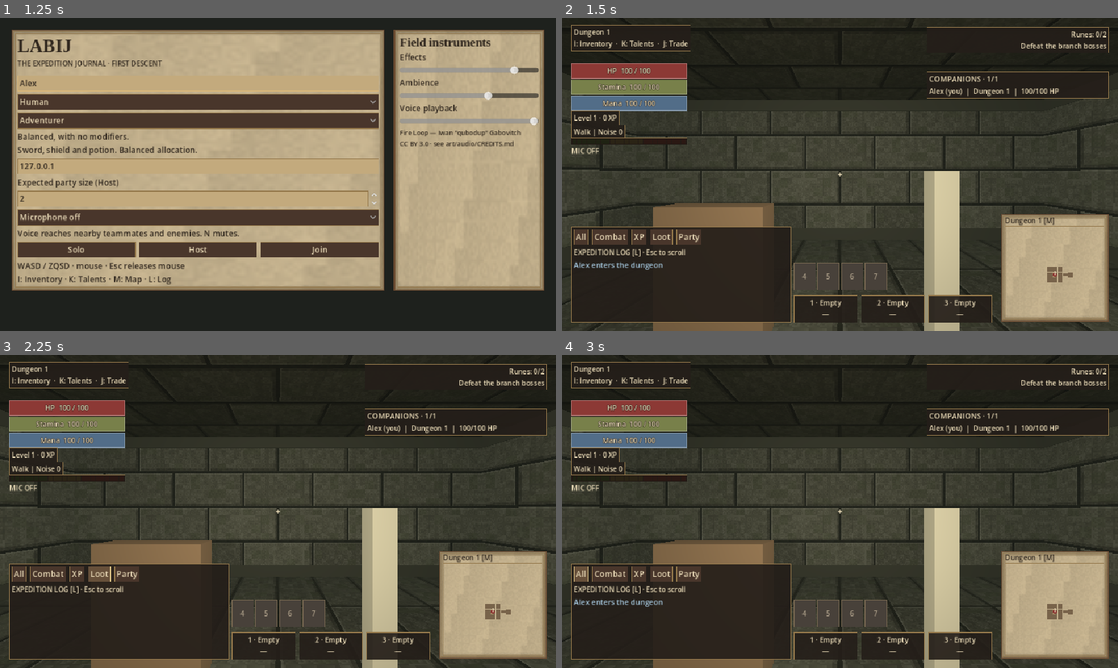
Above: before the commit, frames 1-4 (two rows, left to right).
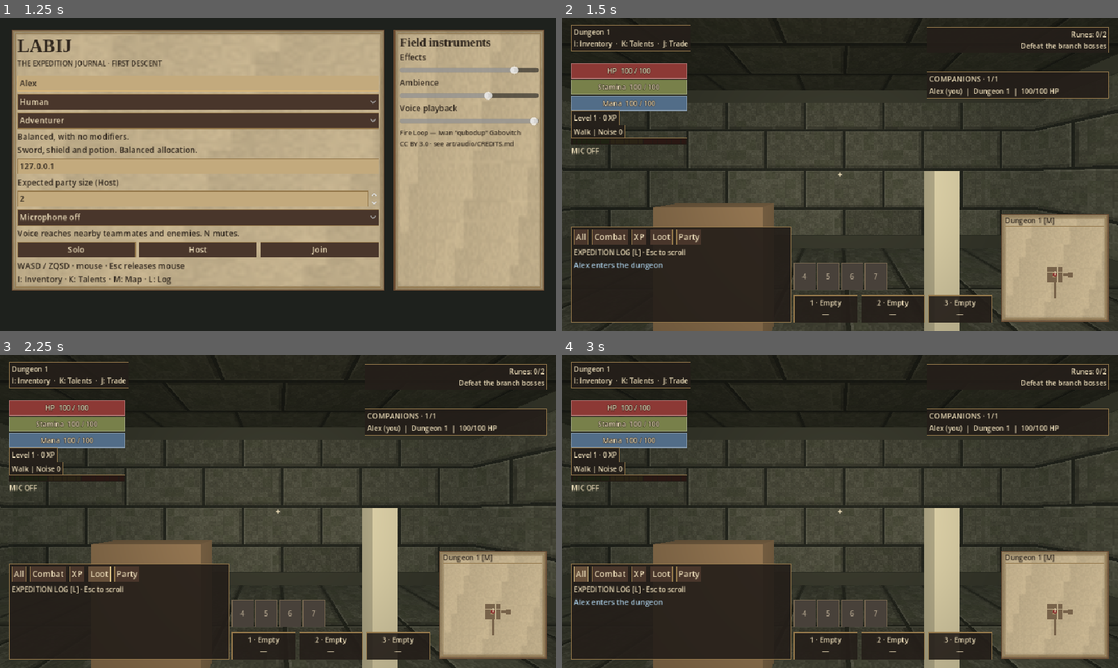
Above: after the commit, the same moments.

Repository: tdonnenfeld/LABIJ
Game: Godot game, scene res://game/main.tscn
Same seed, same stepped clock (60 frames per second), same inputs: the game is played once before the commit and once after it. Sound files missing from this copy of the repository are replaced by a short silence.
Inputs (mouse positions are in pixels of both pictures, inside the frame that each line leads up to):
- Up to frame 1 (1.25 s): click (200, 83) at 0.52 s; type "Alex" at 0.6 s
- Up to frame 2 (1.5 s): click "Solo" at 1.25 s
- Up to frame 3 (2.25 s): click "Loot" at 2 s
- Up to frame 4 (3 s): click "All" at 2.75 s

Frame 1 is identical in both runs. In frame 2, 4.1% of the frame differs, in the area x 0-100%, y 2-100%; in frame 3, 4.1%; in frame 4, 4.1%.

Commit message:
Add optional dungeon loops, concealed chambers, escape shafts and actor collision

Diff:
--- a/game/dungeon.gd
+++ b/game/dungeon.gd
@@ -17,6 +17,15 @@
 var room_tiles: Dictionary = {}
 var corridor_widths: Dictionary = {}
 var corridor_blocks: Array = []
+var loops: Array = []
+var side_rooms: Array[Vector2i] = []
+var side_bounds: Array[Rect2i] = []
+var hidden_tiles: Dictionary = {}
+var hidden_room := Vector2i.ZERO
+var secret_anchor := Vector2i.ZERO
+var secret_direction := Vector2i.ZERO
+var secret_door: StaticBody3D
+var secret_open := false
 
 func generate(seed_value: int, render_geometry: bool = true, room_count: int = 9, boss_room: bool = false) -> void:
 	visual = render_geometry
@@ -47,6 +56,10 @@
 		visual_builder = VisualBuilder.new()
 		add_child(visual_builder)
 		visual_builder.build(tiles, seed_value, corridor_blocks)
+	if not hidden_tiles.is_empty():
+		build_secret_door()
+		for cell in hidden_tiles:
+			tiles.erase(cell)
 
 func add_box(at: Vector3, dimensions: Vector3, material: StandardMaterial3D) -> void:
 	var body := StaticBody3D.new()
@@ -93,6 +106,7 @@
 		previous = center
 		previous_bounds = bounds
 	end_cell = previous
+	add_optional_layout(rng)
 	var cells: Array = tiles.keys()
 	cells.sort()
 	var narrow_count := 0
@@ -124,3 +138,169 @@
 	while cell != to:
 		cell += Vector2i(signi(to.x - cell.x), signi(to.y - cell.y))
 		tiles[cell] = true
+
+func line_cells(from: Vector2i, to: Vector2i) -> Array[Vector2i]:
+	var result: Array[Vector2i] = [from]
+	var at := from
+	while at != to:
+		at += Vector2i(signi(to.x - at.x), signi(to.y - at.y))
+		result.append(at)
+	return result
+
+func edge_cell(bounds: Rect2i, center: Vector2i, sign_value: int) -> Vector2i:
+	return Vector2i(center.x, bounds.end.y - 1 if sign_value > 0 else bounds.position.y)
+
+func add_optional_layout(rng: RandomNumberGenerator) -> void:
+	if rooms.size() < 3:
+		return
+	var pairs: Array = []
+	for i in range(rooms.size() - 2):
+		pairs.append([i, i + 2])
+	for i in range(rooms.size() - 1):
+		pairs.append([i, i + 1])
+	var limit := mini(3, maxi(1, floori(rooms.size() / 5.0)))
+	# A second path outside the occupied band connects existing rooms.
+	for pair in pairs:
+		if loops.size() >= limit:
+			break
+		var a: int = pair[0]
+		var b: int = pair[1]
+		var first_sign := 1 if rng.randf() < 0.5 else -1
+		for sign_value in [first_sign, -first_sign]:
+			var start := edge_cell(room_bounds[a], rooms[a], sign_value)
+			var finish := edge_cell(room_bounds[b], rooms[b], sign_value)
+			var outer := start.y
+			for cell in tiles:
+				if cell.x >= start.x and cell.x <= finish.x:
+					outer = maxi(outer, cell.y) if sign_value > 0 else mini(outer, cell.y)
+			outer += sign_value * 3
+			var path := line_cells(start, Vector2i(start.x, outer))
+			path.append_array(line_cells(Vector2i(start.x, outer), Vector2i(finish.x, outer)))
+			path.append_array(line_cells(Vector2i(finish.x, outer), finish))
+			var fresh := 0
+			for cell in path:
+				if not tiles.has(cell):
+					fresh += 1
+			if fresh < 4:
+				continue
+			for cell in path:
+				tiles[cell] = true
+			loops.append(path)
+			break
+	# Place side pockets without accidental connections to existing passages.
+	var indices: Array[int] = []
+	for i in range(1, rooms.size() - 1):
+		indices.append(i)
+	indices.reverse()
+	for i in indices:
+		if side_rooms.size() >= 2 and not hidden_tiles.is_empty():
+			break
+		var first_sign := 1 if rng.randf() < 0.5 else -1
+		for sign_value in [first_sign, -first_sign]:
+			var anchor := edge_cell(room_bounds[i], rooms[i], sign_value)
+			var direction := Vector2i(0, sign_value)
+			var center := anchor + direction * 5
+			var bounds := Rect2i(center - Vector2i.ONE, Vector2i(3, 3))
+			var candidate := {}
+			for cell in line_cells(anchor + direction, center):
+				candidate[cell] = true
+			for y in range(bounds.position.y, bounds.end.y):
+				for x in range(bounds.position.x, bounds.end.x):
+					candidate[Vector2i(x, y)] = true
+			var clear := true
+			for cell in candidate:
+				if tiles.has(cell):
+					clear = false
+					break
+				for side in SIDES:
+					if tiles.has(cell + side) and cell + side != anchor:
+						clear = false
+						break
+				if not clear:
+					break
+			if not clear:
+				continue
+			for cell in candidate:
+				tiles[cell] = true
+			if side_rooms.size() >= 2 and hidden_tiles.is_empty():
+				hidden_tiles = candidate
+				hidden_room = center
+				secret_anchor = anchor
+				secret_direction = direction
+			else:
+				side_rooms.append(center)
+				side_bounds.append(bounds)
+				for y in range(bounds.position.y, bounds.end.y):
+					for x in range(bounds.position.x, bounds.end.x):
+						room_tiles[Vector2i(x, y)] = true
+			break
+	# Small floors may only have room for one pocket; prefer a hidden chamber
+	# if a second optional branch exists but a third site could not be found.
+	if hidden_tiles.is_empty() and side_rooms.size() > 1:
+		var center := side_rooms[-1]
+		var bounds := side_bounds[-1]
+		var direction := Vector2i.ZERO
+		var anchor := Vector2i.ZERO
+		for i in indices:
+			for sign_value in [-1, 1]:
+				var edge := edge_cell(room_bounds[i], rooms[i], sign_value)
+				if edge + Vector2i(0, sign_value) * 5 == center:
+					anchor = edge
+					direction = Vector2i(0, sign_value)
+		if direction != Vector2i.ZERO:
+			hidden_room = center
+			secret_anchor = anchor
+			secret_direction = direction
+			for cell in line_cells(anchor + direction, center):
+				hidden_tiles[cell] = true
+			for y in range(bounds.position.y, bounds.end.y):
+				for x in range(bounds.position.x, bounds.end.x):
+					var cell := Vector2i(x, y)
+					hidden_tiles[cell] = true
+					room_tiles.erase(cell)
+			side_rooms.pop_back()
+			side_bounds.pop_back()
+
+func secret_position() -> Vector3:
+	return position + Vector3(secret_anchor.x * CELL, 0, secret_anchor.y * CELL) + Vector3(secret_direction.x, 0, secret_direction.y) * CELL * 0.5
+
+func build_secret_door() -> void:
+	var normal := Vector3(secret_direction.x, 0, secret_direction.y)
+	var at := Vector3(secret_anchor.x * CELL, 1.5, secret_anchor.y * CELL) + normal * CELL * 0.5
+	var extent := Vector3(CELL, 3.0, 0.2)
+	if secret_direction.x != 0:
+		extent = Vector3(0.2, 3.0, CELL)
+	secret_door = StaticBody3D.new()
+	secret_door.name = "SecretMasonry"
+	add_child(secret_door)
+	secret_door.position = at
+	var collision := CollisionShape3D.new()
+	var shape := BoxShape3D.new()
+	shape.size = extent
+	collision.shape = shape
+	secret_door.add_child(collision)
+	if visual:
+		var mesh := MeshInstance3D.new()
+		var box := BoxMesh.new()
+		box.size = extent
+		mesh.mesh = box
+		mesh.material_override = wall_material if debug_geometry else VisualBuilder.StoneKit.material("wall")
+		secret_door.add_child(mesh)
+		var seam := MeshInstance3D.new()
+		var line := BoxMesh.new()
+		line.size = Vector3(0.025, 1.65, 0.025)
+		seam.mesh = line
+		seam.material_override = VisualBuilder.StoneKit.solid(Color("#493d30"))
+		secret_door.add_child(seam)
+		seam.position = -normal * 0.115
+
+func reveal_secret() -> bool:
+	if secret_open or hidden_tiles.is_empty():
+		return false
+	secret_open = true
+	for cell in hidden_tiles:
+		tiles[cell] = true
+	if is_instance_valid(secret_door):
+		secret_door.collision_layer = 0
+		secret_door.hide()
+	return true
--- a/game/main.gd
+++ b/game/main.gd
@@ -802,7 +802,7 @@
 			if world.objective.result == "" and actors.has(id) and stair_cooldowns.get(id, 0.0) <= 0.0 and world.transfer(actors[id], id, actors):
 				stair_cooldowns[id] = 0.75
 				if multiplayer.has_multiplayer_peer():
-					transition.rpc(tick, id, actors[id].floor_id, actors[id].position, world.monster_snapshot())
+					transition.rpc(tick, id, actors[id].floor_id, actors[id].position, world.monster_snapshot(), world.secret_state())
 		stair_requests.clear()
 		trade_book.sweep(actors, delta)
 		if world.objective.result == "":
@@ -817,7 +817,7 @@
 			var states := {}
 			for id in actors:
 				states[id] = [actors[id].position, actors[id].heading, actors[id].floor_id, actors[id].health, actors[id].stamina,  …(304 unchanged characters)…
-			snapshot.rpc(tick, states, world.monster_snapshot(), world.loot.state(), world.projectiles.state(), world.hazards.state(), world.objective.state())
+			snapshot.rpc(tick, states, world.monster_snapshot(), world.loot.state(), world.projectiles.state(), world.hazards.state(), world.objective.state(), world.secret_state())
 			if world.objective.result != "":
 				finish_remote.rpc(world.objective.state())
 	if not dedicated and actors.has(local_id):
@@ -871,6 +871,8 @@
 			hud.text = World.Routes.NAMES[local.floor_id]
 			if not route.is_empty() and local.health > 0:
 				hud.text += "  |  " + ("" if route.get("locked", false) else "E: ") + route.label
+			if world.secret_near(local):
+				hud.text += "  |  E: Inspect loose masonry"
 			var hint: String = world.objective_hint(local, local_id)
 			if hint != "":
 				hud.text += "  |  " + hint
@@ -908,7 +910,7 @@
 		actors[id].wants_quiet = quiet
 
 @rpc("authority", "call_remote", "unreliable_ordered")
-func snapshot(sequence: int, states: Dictionary, mobs: Dictionary, drops: Dictionary, shots: Dictionary, traps: Dictionary, objective_data: Dictionary) -> void:
+func snapshot(sequence: int, states: Dictionary, mobs: Dictionary, drops: Dictionary, shots: Dictionary, traps: Dictionary, objective_data: Dictionary, secrets: Array = []) -> void:
 	if not is_instance_valid(world) or sequence < received_tick:
 		return
 	received_tick = sequence
@@ -917,6 +919,7 @@
 	world.projectiles.apply(shots)
 	world.hazards.apply(traps)
 	world.objective.apply(objective_data)
+	world.apply_secrets(secrets)
 	for id in states:
 		if actors.has(id):
 			actors[id].position = states[id][0]
@@ -947,7 +950,7 @@
 			stair_requests[id] = true
 
 @rpc("authority", "call_remote", "reliable")
-func transition(sequence: int, id: int, floor_id: int, at: Vector3, mobs: Dictionary) -> void:
+func transition(sequence: int, id: int, floor_id: int, at: Vector3, mobs: Dictionary, secrets: Array = []) -> void:
 	if sequence < received_tick:
 		return
 	received_tick = sequence
@@ -955,6 +958,7 @@
 		actors[id].floor_id = floor_id
 		actors[id].position = at
 	world.apply_monsters(mobs)
+	world.apply_secrets(secrets)
 
 @rpc("any_peer", "call_remote", "reliable")
 func request_attack() -> void:
--- a/game/player.gd
+++ b/game/player.gd
@@ -53,7 +53,7 @@
 
 func setup(local: bool, visual: bool = true) -> void:
 	collision_layer = 2
-	collision_mask = 3
+	collision_mask = 7
 	var collision := CollisionShape3D.new()
 	var capsule := CapsuleShape3D.new()
 	capsule.radius = 0.32
--- a/game/ui/minimap.gd
+++ b/game/ui/minimap.gd
@@ -27,6 +27,8 @@
 	for branch in world.branch_entries:
 		if world.Routes.PARENTS[branch] == floor_id:
 			markers[Acoustics.cell(world.branch_entries[branch])] = "B"
+	if world.escape_entries.has(floor_id):
+		markers[Acoustics.cell(world.escape_entries[floor_id])] = "X" if world.objective.started else "L"
 	party.clear()
 	for other in actors.values():
 		if other != actor and other.floor_id == floor_id and other.health > 0:
--- a/game/world.gd
+++ b/game/world.gd
@@ -21,6 +21,8 @@
 const Hazards = preload("res://game/world/hazards.gd")
 var hazards := Hazards.new()
 var branch_entries: Dictionary = {}
+var escape_entries: Dictionary = {}
+var escape_labels: Dictionary = {}
 const Bestiary = preload("res://game/monsters/bestiary.gd")
 const Spells = preload("res://game/combat/spells.gd")
 const Projectiles = preload("res://game/combat/projectiles.gd")
@@ -62,10 +64,16 @@
 		var room_count := (5 if i >= Routes.MAIN_COUNT else 9) + 3 * (clampi(party_size, 1, 8) - 1)
 		level.generate(seed_value + i * 7919, visual, room_count, i >= Routes.MAIN_COUNT)
 		floors[i] = level
+		if i in [2, 3, Routes.SANCTUARY] and not level.side_rooms.is_empty():
+			var cell: Vector2i = level.side_rooms[0]
+			var at := Vector3(cell.x * Dungeon.CELL, 0, cell.y * Dungeon.CELL)
+			escape_entries[i] = level.position + at
+			if visual:
+				escape_labels[i] = marker(level, at, "SEALED ESCAPE SHAFT", Color("#c6aa79"))
 		if i == 1:
 			tablet_position = level.position + Vector3(3, 0, 0)
 			if visual:
-				marker(level, Vector3(6, 0, 0), "ANCIENT TABLET [T]", Color("#8ab8a0"))
+				marker(level, Vector3(3, 0, 0), "ANCIENT TABLET [T]", Color("#8ab8a0"))
 		for branch in Routes.PARENTS:
 			if Routes.PARENTS[branch] == i:
 				var entry: Vector2i = level.end_cell if branch == Routes.SANCTUARY else branch_cell(level, rng)
@@ -86,7 +94,7 @@
 			objective.jewel_position = stair_position(i, true)
 		var cells: Array[Vector2i] = []
 		for cell in level.room_tiles:
-			if Vector2(cell).length() >= 4.0 and Vector …(145 unchanged characters)…
+			if (not escape_entries.has(i) or horizontal_distance(level.position + Vector3(cell.x * Dungeon.CELL, 0, cell.y * Dungeon.CELL), escape_entries[i]) >= 4.0) and Vector2(cell).length() >= 4.0 and Vector …(145 unchanged characters)…
 				cells.append(cell)
 		cells.sort()
 		var count := mini(cells.size(), encounter_count(i, party_size))
@@ -122,7 +130,10 @@
 
 func spawn_monster(id: int, floor_id: int, kind: String, at: Vector3, group_size: int, boss: bool, reserve: bool = false) -> void:
 	var stats := Bestiary.stats(kind)
-	var mob := Node3D.new()
+	var mob := CharacterBody3D.new()
+	mob.motion_mode = CharacterBody3D.MOTION_MODE_FLOATING
+	mob.collision_layer = 0 if reserve else 4
+	mob.collision_mask = 0 if reserve else 7
 	add_child(mob)
 	var hp: float = float(stats[1]) * (1.0 + 0.35 * (clampi(group_size, 1, 8) - 1) if boss else 1.0)
 	mob.position = at + Vector3.UP * float(stats[11]) * 0.5
@@ -167,6 +178,12 @@
 			ring.position.y = 0.04 - float(stats[11]) * 0.5
 			ring.hide()
 
+	var collision := CollisionShape3D.new()
+	var capsule := CapsuleShape3D.new()
+	capsule.radius = stats[10]
+	capsule.height = stats[11]
+	collision.shape = capsule
+	mob.add_child(collision)
 	monsters[id] = {"node": mob, "kind": kind, "floor": floor_id, "target": 0, "threat": {}, "health": 0.0 if reserve else …(688 unchanged characters)…
 	mob.visible = not reserve
 
@@ -213,6 +230,11 @@
 	return false
 
 func route_at(id: int, at: Vector3) -> Dictionary:
+	if escape_entries.has(id) and horizontal_distance(at, escape_entries[id]) <= USE_RADIUS:
+		if not objective.started:
+			return {"locked": true, "label": "Sealed escape shaft", "step": 0}
+		var upper := 3 if id == Routes.SANCTUARY else id - 1
+		return {"destination": upper, "arrival": stair_position(upper, false), "entry": escape_entries[id], "label": "Escape shaft", "step": -1}
 	if id >= Routes.MAIN_COUNT and horizontal_distance(at, stair_position(id, false)) <= USE_RADIUS:
 		return {"destination": Routes.PARENTS[id], "arrival": branch_entries[id], "entry": stair_position(id, false), "label": "Return", "step": -1}
 	for branch in branch_entries:
@@ -237,12 +259,14 @@
 	if gate_label:
 		gate_label.text = "JEWEL SANCTUARY [E]" if objective.gate_open() else "SANCTUARY LOCKED — %d/2 RUNES" % objective.runes.size()
 	loot.visible_floor(id)
+	for label in escape_labels.values():
+		label.text = "ESCAPE SHAFT [E]" if objective.started else "SEALED ESCAPE SHAFT"
 	projectiles.visible_floor(id)
 	for key in floors:
 		floors[key].visible = key == id
 	for mob in monsters.values():
 		mob.node.visible = mob.floor == id and mob.health > 0
-		if visual:
+		if visual and mob.node.visible:
 			var mesh: MeshInstance3D = mob.node.get_child(0)
 			mesh.material_override.albedo_color = Color("#ffffff") if mob.hurt > 0 else (Color("#e5a64e") if mob.phase == 1 else (Color("#8aa7e0") if mob.stun > 0 or mob.slow > 0 else (Color("#e96c38") if mob.burn > 0 else Bestiary.stats(mob.kind)[9])))
 			var label: Label3D = mob.node.get_child(1)
@@ -258,6 +282,8 @@
 	if interact_objective(actor, peer_id):
 		return true
 	var old: int = actor.floor_id
+	if discover_secret(actor):
+		return true
 	var route := route_at(old, actor.position)
 	if route.is_empty() or route.get("locked", false):
 		return false
@@ -274,8 +300,14 @@
 	actor.position = landing
 	actor.velocity = Vector3.ZERO
 	actor.direction = Vector2.ZERO
+	var occupied_actors := actors.duplicate()
+	occupied_actors[peer_id] = actor
 	for i in range(followers.size()):
 		var mob = followers[i]
+		var stats := Bestiary.stats(mob.kind)
+		var landing_mob := free_landing(destination, arrival, occupied_actors, float(stats[10]), float(stats[11]) * 0.5, null, mob.node)
+		if landing_mob == Vector3.INF:
+			continue
 		mob.phase = 0
 		mob.timer = 0.0
 		mob.threat = {peer_id: maxf(Threat.PULL, mob.threat.get(peer_id, 0.0))}
@@ -284,13 +316,15 @@
 		mob.asleep = false
 		mob.investigate = 0.0
 		mob.roam_goal = Acoustics.cell(arrival)
-		mob.node.position = follower_arrival(destination, arrival, mob.kind, i)
+		mob.node.position = landing_mob
 	return true
 
 func simulate(actors: Dictionary, delta: float) -> void:
 	if objective.result != "":
 		return
 	hazards.step(actors, delta)
+	for mob in monsters.values():
+		set_monster_collision(mob)
 	var occupied := {}
 	for actor in actors.values():
 		if actor.health > 0:
@@ -415,7 +449,7 @@
 		move_monster(mob, actors[target].position, delta, float(stats[4]) * (1.0 + 0.08 * objective.pressure()))
 
 func move_monster(mob: Dictionary, at: Vector3, delta: float, speed: float) -> void:
-	var node: Node3D = mob.node
+	var node: CharacterBody3D = mob.node
 	var level = floors[mob.floor]
 	var start := Acoustics.cell(node.position)
 	var goal := Acoustics.cell(at)
@@ -432,7 +466,15 @@
 			destination = Vector3(center.x, node.position.y, node.position.z)
 	face_toward(mob, destination)
 	var before := node.position
-	node.position = node.position.move_toward(destination, delta * speed * (0.5 if mob.slow > 0 else 1.0))
+	var motion := (destination - node.position).limit_length(delta * speed * (0.5 if mob.slow > 0 else 1.0))
+	var hit := node.move_and_collide(motion, false, 0.001)
+	if hit:
+		# Queue at a choke, but slide along other bodies when space permits.
+		var tangent := hit.get_remainder().slide(hit.get_normal())
+		tangent.y = 0.0
+		if tangent.length_squared() > 0.000001:
+			node.move_and_collide(tangent, false, 0.001)
+
 	mob.step_distance += horizontal_distance(before, node.position)
 	if mob.step_distance >= 1.5:
 		mob.step_distance = fmod(mob.step_distance, 1.5)
@@ -604,6 +646,7 @@
 			monsters[id].investigate = states[id][12]
 			monsters[id].threat = states[id][13]
 			monsters[id].node.rotation.y = states[id][14]
+			set_monster_collision(monsters[id])
 
 func strike(actor, party: Dictionary = {}) -> bool:
 	if actor.health <= 0:
@@ -706,6 +749,7 @@
 		mob.phase = 0
 
 func reward_kill(mob: Dictionary, killer, party: Dictionary) -> void:
+	set_monster_collision(mob)
 	if mob.get("rewarded", false):
 		return
 	mob.rewarded = true
@@ -899,6 +943,7 @@
 			if mob.reserve and not mob.rewarded:
 				mob.health = mob.max_health
 				mob.asleep = false
+				set_monster_collision(mob)
 	return true
 
 func release_jewel(actor, peer: int) -> bool:
@@ -1026,13 +1071,16 @@
 	return Acoustics.audible(distances, speaker.position, listener.position, radius)
 
 func arrival_position(floor_id: int, center: Vector3, actors: Dictionary, arriving = null) -> Vector3:
+	return free_landing(floor_id, center, actors, 0.32, 1.0, arriving)
+
+func free_landing(floor_id: int, center: Vector3, actors: Dictionary, radius: float, height: float, arriving = null, ignored_mob = null) -> Vector3:
 	var level = floors[floor_id]
 	var candidates: Array[Vector3] = []
 	for z in range(-2, 3):
 		for x in range(-2, 3):
 			var offset := Vector3(x * 0.85, 0, z * 0.85)
 			if offset.length() <= USE_RADIUS:
-				candidates.append(center + offset + Vector3.UP)
+				candidates.append(center + offset + Vector3.UP * height)
 	candidates.sort_custom(func(a: Vector3, b: Vector3):
 		var da := a.distance_squared_to(center)
 		var db := b.distance_squared_to(center)
@@ -1043,16 +1091,21 @@
 		return a.z < b.z)
 	for at in candidates:
 		var clear := true
-		for x in [-0.36, 0.36]:
-			for z in [-0.36, 0.36]:
+		for x in [-radius - 0.12, radius + 0.12]:
+			for z in [-radius - 0.12, radius + 0.12]:
 				if not level.room_tiles.has(Acoustics.cell(at + Vector3(x, 0, z))):
 					clear = false
 		if not clear:
 			continue
 		for other in actors.values():
-			if other != arriving and other.health > 0 and other.floor_id == floor_id and horizontal_distance(at, other.position) < 0.74:
+			if other != arriving and other.health > 0 and other.floor_id == floor_id and horizontal_distance(at, other.position) < radius + 0.32 + 0.10:
 				clear = false
 				break
+		if clear:
+			for mob in monsters.values():
+				if mob.node != ignored_mob and mob.floor == floor_id and mob.health > 0 and horizontal_distance(at, mob.node.position) < radius + float(Bestiary.stats(mob.kind)[10]) + 0.10:
+					clear = false
+					break
 		if clear:
 			return at
 	return Vector3.INF
@@ -1069,3 +1122,41 @@
 		at.z = clampf(at.z, (bounds.position.y - 0.5) * Dungeon.CELL + clearance, (bounds.end.y - 0.5) * Dungeon.CELL - clearance)
 		break
 	return at
+
+func set_monster_collision(mob: Dictionary) -> void:
+	var alive: bool = mob.health > 0.0
+	mob.node.collision_layer = 4 if alive else 0
+	mob.node.collision_mask = 7 if alive else 0
+
+func secret_near(actor) -> bool:
+	var level = floors[actor.floor_id]
+	if level.secret_open or level.hidden_tiles.is_empty():
+		return false
+	var normal := Vector3(level.secret_direction.x, 0, level.secret_direction.y)
+	var offset: Vector3 = actor.position - level.secret_position()
+	return horizontal_distance(actor.position, level.secret_position()) <= 1.7 and offset.dot(normal) <= 0.0
+
+func discover_secret(actor) -> bool:
+	if not secret_near(actor):
+		return false
+	var level = floors[actor.floor_id]
+	if not level.reveal_secret():
+		return false
+	var cell: Vector2i = level.hidden_room
+	var at: Vector3 = level.position + Vector3(cell.x * Dungeon.CELL, 0.3, cell.y * Dungeon.CELL)
+	loot.spawn("ward_ring" if actor.floor_id < 2 else "ward_amulet", actor.floor_id, at)
+	loot.spawn("potion", actor.floor_id, at + Vector3(0.65, 0, 0), 3)
+	journal.add("Loot", "%s discovers a hidden chamber" % actor.display_name)
+	return true
+
+func secret_state() -> Array:
+	var result: Array = []
+	for id in floors:
+		if floors[id].secret_open:
+			result.append(id)
+	return result
+
+func apply_secrets(data: Array) -> void:
+	for id in data:
+		if floors.has(id):
+			floors[id].reveal_secret()
